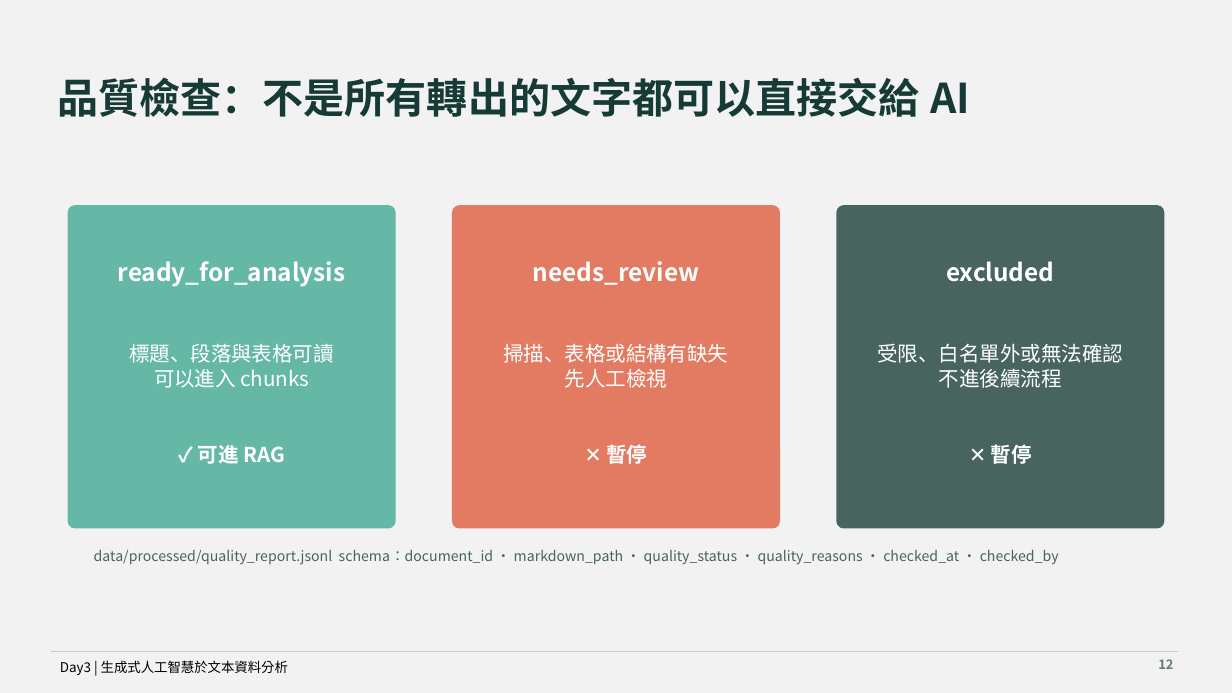
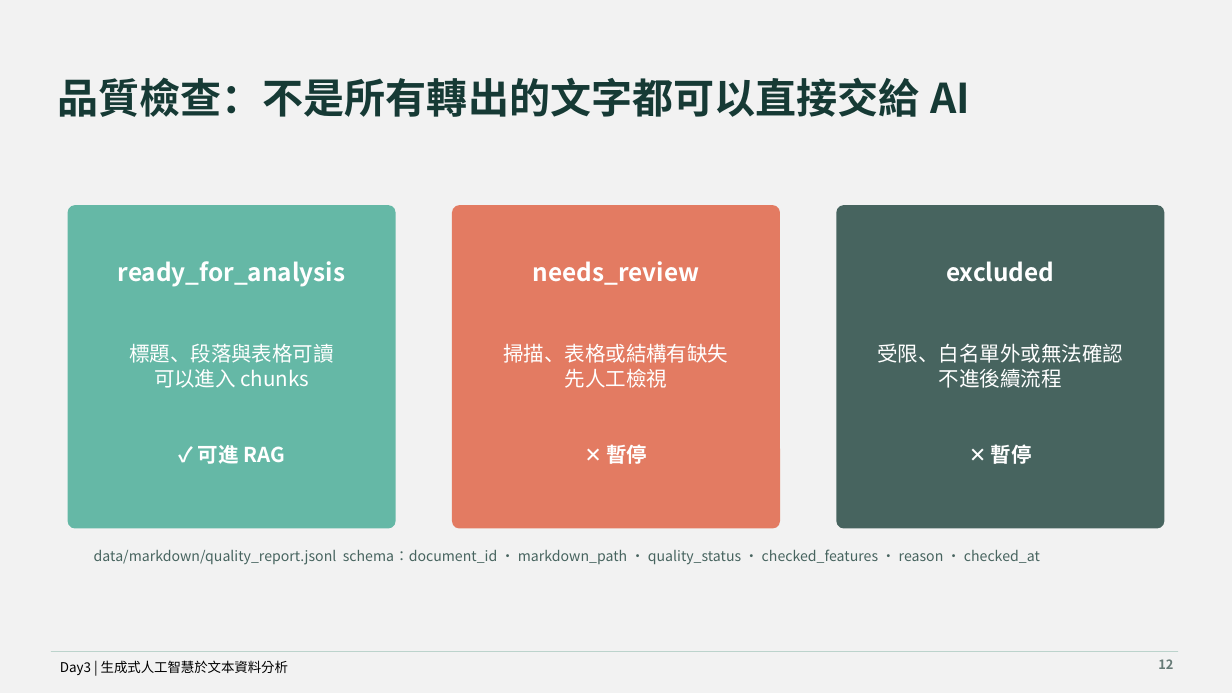
Before and after one commit to MEDA-TW/20260803-Workshop, a slide deck: slide 9 of course/day-03/slides/day-03-generative-ai-text-analysis.pptx. Drawn at 1232x693 pixels with LibreOffice and Linux fonts; fonts in the diff are those of the drawing. Boxes give left, top, right and bottom in pixels: in the first picture for what was removed or moved away, otherwise in the second. Text is boxed around its words. In the diff, an @@ line names an element or a change of style, - is before the commit and + after.

```diff
--- a/course/day-03/slides/day-03-generative-ai-text-analysis.pptx
+++ b/course/day-03/slides/day-03-generative-ai-text-analysis.pptx
@@ text at (94, 549, 1040, 565): text changed @@
-data/processed/quality_report.jsonl schema：document_id · markdown_path · quality_status · quality_reasons · checked_at · checked_by
+data/markdown/quality_report.jsonl schema：document_id · markdown_path · quality_status · checked_features · reason · checked_at
```
Also in this commit, not shown: 10 other slides changed, 20 other files.
